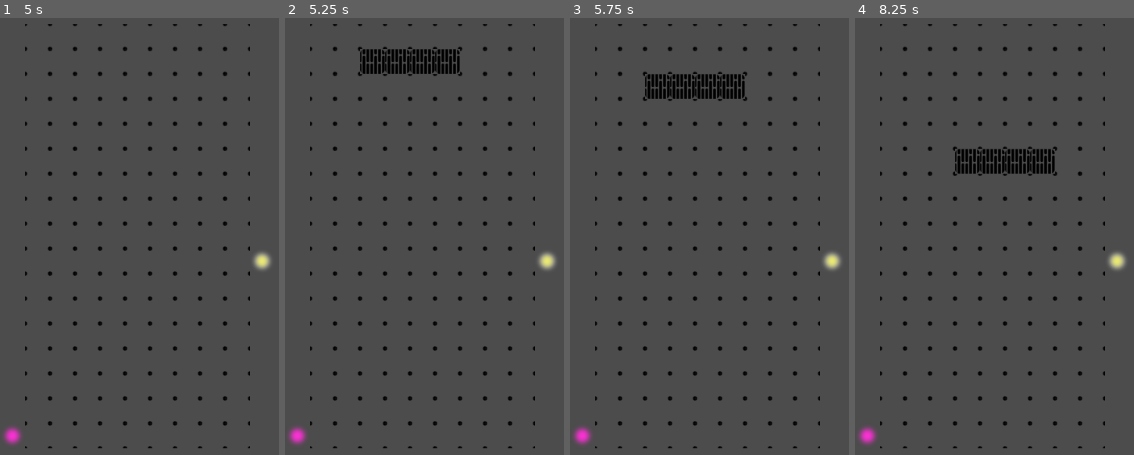
Above: before the commit, frames 1-4 (left to right).
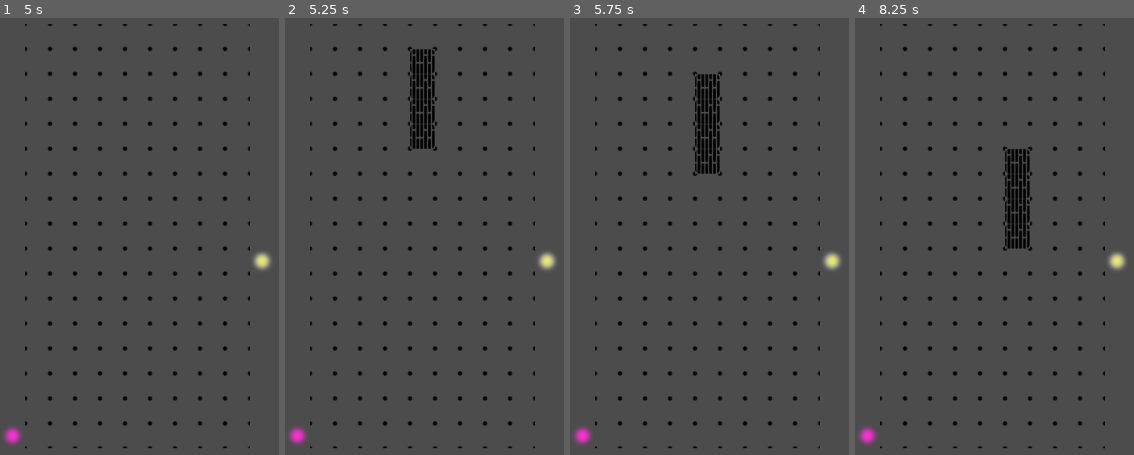
Above: after the commit, the same moments.

Repository: Henry38/Lithotris
Game: Godot game, scene res://scenes/Main.tscn
Same seed, same stepped clock (60 frames per second), same inputs: the game is played once before the commit and once after it.
Inputs (mouse positions are in pixels of both pictures, inside the frame that each line leads up to):
- Up to frame 1 (5 s): tap Enter at 0.5, 2, 3.5 s; move the mouse to (outside the picture) at 0.52 s; hold D (move_right) 0.53-1.28 s; hold Shift (lithography_power_up) 0.53-1.28 s; click (outside the picture) at 0.67 s; tap Space at 1.25, 2.75, 4.25 s; move the mouse to (239, 258) at 1.27 s; hold S (move_down) 1.28-2.03 s; tap Shift (lithography_power_up) at 1.35, 2.85, 4.35 s; move the mouse to (outside the picture) at 2.02 s; hold Shift (lithography_power_up) 2.03-2.78 s; hold D (move_right) 2.03-3.53 s; move the mouse to (outside the picture) at 2.77 s; click (outside the picture) at 2.92 s; move the mouse to (outside the picture) at 3.52 s; hold Shift (lithography_power_up) 3.53-4.28 s; hold Q (move_left) from 3.53 s (still down); move the mouse to (159, 162) at 4.27 s
- Up to frame 2 (5.25 s): move the mouse to (outside the picture) at 5.02 s; release Q (move_left) at 5.03 s; hold S (move_down) from 5.03 s (still down); hold Shift (lithography_power_up) from 5.03 s (still down); click (outside the picture) at 5.17 s
- Up to frame 3 (5.75 s): keep holding S (move_down); keep holding Shift (lithography_power_up)
- Up to frame 4 (8.25 s): move the mouse to (outside the picture) at 5.77 s; release S (move_down) at 5.78 s; release Shift (lithography_power_up) at 5.78 s; hold D (move_right) 5.78-8.03 s; tap Shift (lithography_power_up) at 5.85, 7.35 s; move the mouse to (outside the picture) at 6.52 s; hold Shift (lithography_power_up) 6.53-7.28 s; move the mouse to (1094, 258) at 7.27 s; click (1094, 258) at 7.42 s; move the mouse to (outside the picture) at 8.02 s; hold S (move_down) from 8.03 s (still down); hold Shift (lithography_power_up) from 8.03 s (still down)

Frame 1 is identical in both runs. In frame 2, 2.3% of the frame differs, in the area x 26-63%, y 7-30%; in frame 3, 2.3%; in frame 4, 2.4%, in the area x 35-72%, y 29-53%.

Commit message:
random rotation at spawn

Diff:
--- a/scripts/TileMap.gd
+++ b/scripts/TileMap.gd
@@ -118,6 +118,10 @@
 func createNewBlock():
 	var rand_tilemap : TileMap = shapes[randi() % shapes.size()].instance()
 	var new_block = FallingObject.new(1 + (randi() % 2), rand_tilemap.get_used_cells())
+	if (randi() % 2) == 0:
+		new_block.rotate_left()
+	else:
+		new_block.rotate_right()
 	new_block.x = int(width / 2) - int(new_block.width / 2)
 	new_block.y = 1
 	current_block = new_block
